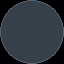
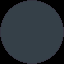
Revision of a layered 64×64 image; what changed, layer by layer:
painted on "Border" over left=0, top=0, right=64, bottom=64
